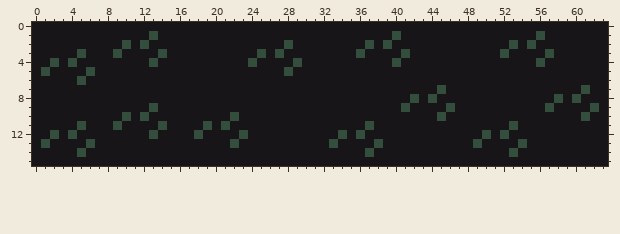
Edited in one commit: pixel-art sprite (graphics/images/plant/grass.png). That is the earlier state.
The file is 128x32 pixels, drawn in blocks of 2x2; one block is one cell here.
The result:
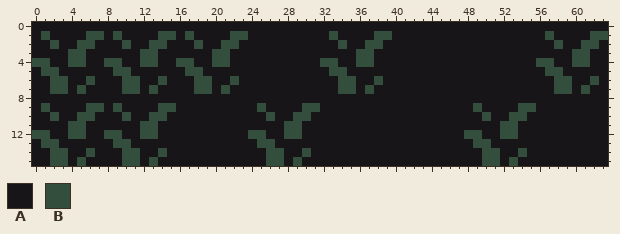
Palette (. is transparent): A #171517  B #344e3e
From old to new:
The edit turns colour B into colour A in row 1 at x 13, 40 and 56; in row 2 at x 12, 28, 39, 53 and 55; in row 3 at x 9, 14, 25, 27, 41, 52 and 57; in row 4 at x 2, 24, 29 and 40; in row 5 at x 6 and 28; in row 6 at x 5.
The edit turns colour B into colour A in row 7 at x 45; in row 8 at x 42, 44, 58 and 60; in row 9 at x 13, 41, 46, 57 and 62; in row 10 at x 12, 22, 45 and 61; in row 11 at x 9, 14, 19, 21 and 37; in row 12 at x 2, 18, 23, 34, 36 and 50.
The edit turns colour B into colour A in row 13 at x 6, 22, 33, 38 and 54; in row 14 at x 5, 37 and 53.
The edit turns colour A into colour B in row 1 at x 1, 6 to 7, 9, 14 to 15, 17, 22 to 23, 33, 38 to 39, 57 and 62 to 63; in row 2 at x 2, 5 to 6, 13 to 14, 18, 21 to 22, 34, 38, 58 and 61 to 62; in row 3 at x 4, 12 to 13, 20 to 21, 37 and 60 to 61; in row 4 at x 0 to 1, 5, 8 to 9, 12, 16 to 17, 20 to 21, 32 to 33, 36 to 37, 57 and 60 to 61; in row 5 at x 2, 9 to 10, 17 to 18, 33 to 34 and 57 to 58; in row 6 at x 2 to 3, 6, 10 to 11, 14, 18 to 19, 22, 34 to 35, 38, 58 to 59 and 62.
The edit turns colour A into colour B in row 7 at x 2 to 3, 5, 10 to 11, 13, 18 to 19, 21, 34 to 35, 37 and 58 to 59; in row 9 at x 1, 6 to 7, 9, 14 to 15, 25, 30 to 31, 49 and 54 to 55; in row 10 at x 2, 5 to 6, 13 to 14, 26, 29 to 30, 50 and 53 to 54; in row 11 at x 4, 12 to 13, 28 to 29 and 52; in row 12 at x 0 to 1, 5, 8 to 9, 12, 24 to 25, 28 to 29, 48 to 49 and 53; in row 13 at x 2, 9 to 10, 25 to 26 and 50.
The edit turns colour A into colour B in row 14 at x 2 to 3, 6, 10 to 11, 14, 26 to 27, 30, 50 to 51 and 54; in row 15 at x 2 to 3, 5, 10 to 11, 13, 26 to 27, 29, 50 to 51 and 53.
